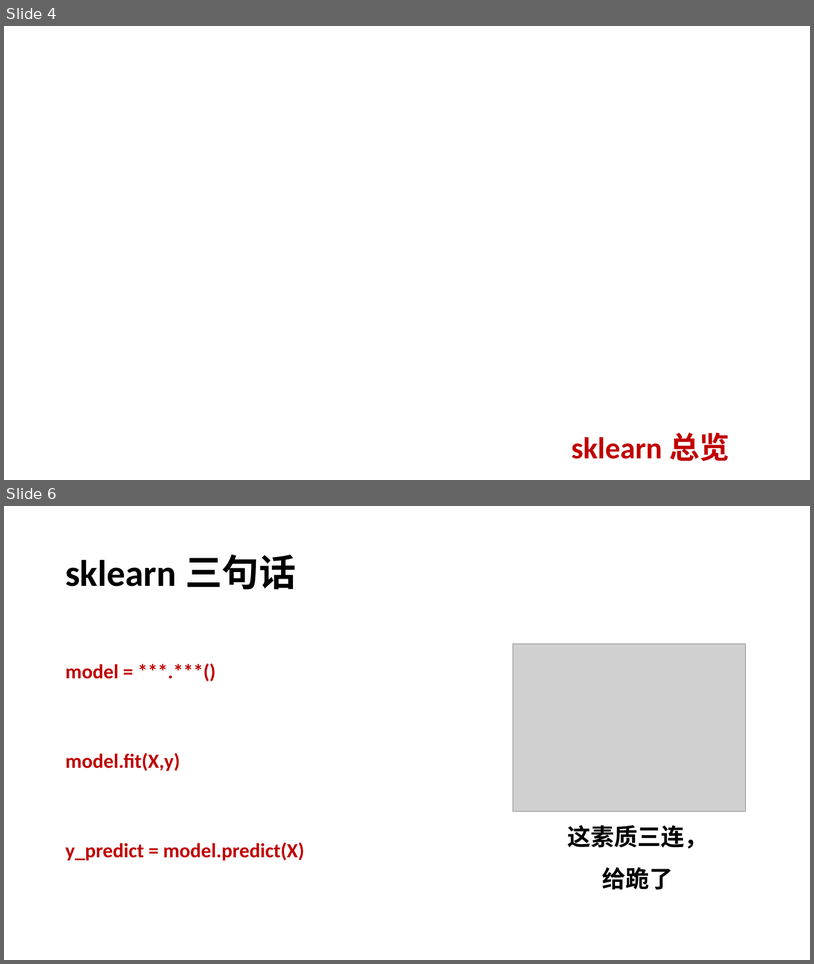
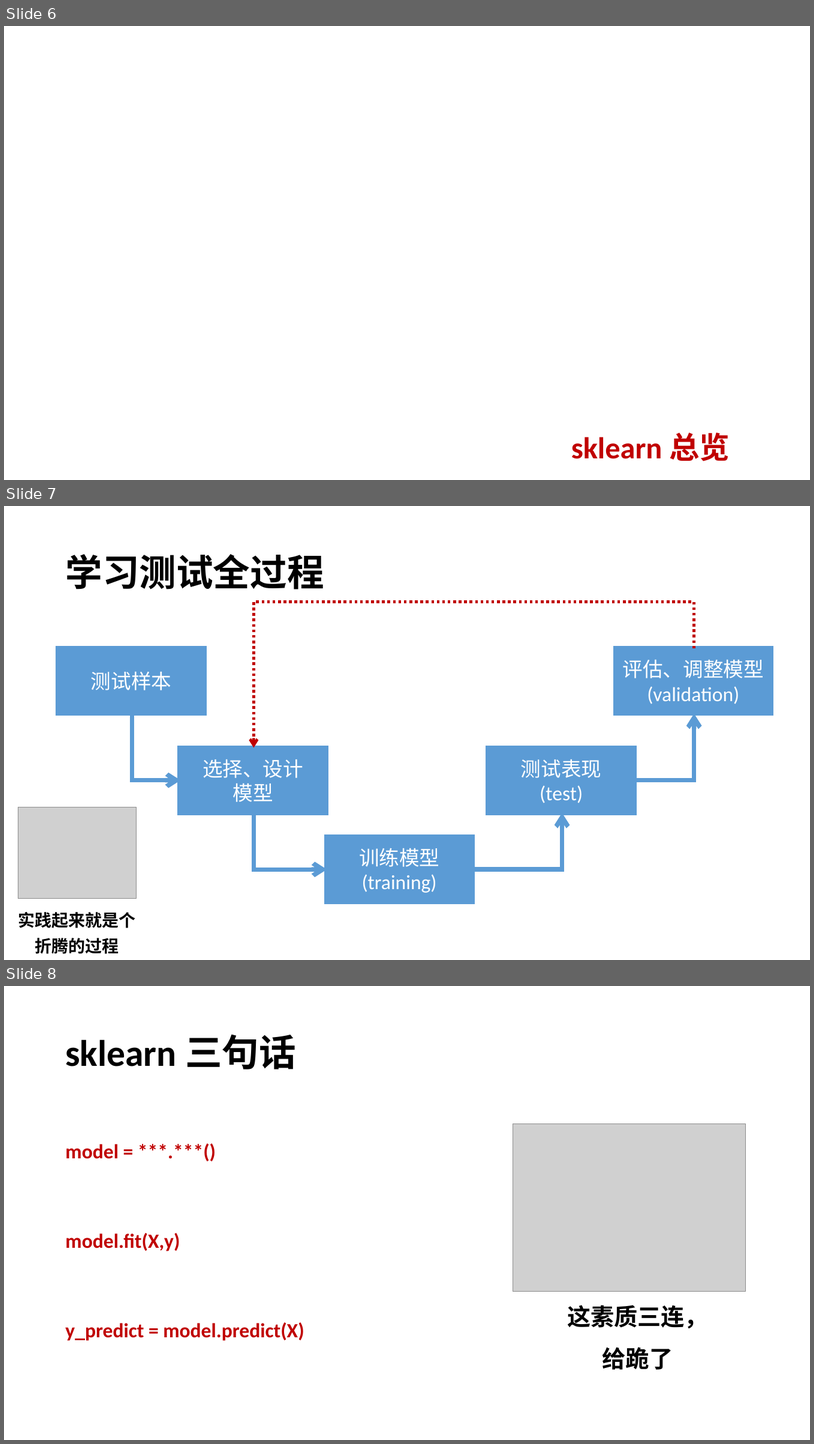
Before and after one commit to xiaodongli1986/teaching_AI, a slide deck: week5_ml_concepts.pptx. Shown one above the other, each under a label of ours: slides 4 and 6 before the commit, slides 6, 7 and 8 after it; the slides between them are not shown. The pictures are 814x964 and 814x1444 pixels, drawn with LibreOffice and Linux fonts; fonts in the diff are those of the drawing; grey boxes stand for pictures; background and template pictures are left out. Boxes give left, top, right and bottom in pixels: in the first picture for what was removed or moved away, otherwise in the second. Text is boxed around its words. In the diff, an @@ line names an element or a change of style, - is before the commit and + after.

```diff
--- a/week5_ml_concepts.pptx
+++ b/week5_ml_concepts.pptx
@@ slide 7 added at [4,506,810,960], background #FFFFFF @@
@@ title added at [65,554,324,589], 44 pt, text #000000, bold @@
+学习测试全过程
@@ elbow arrow added from (695, 648) to (254, 747), #C00000 3.25 pt dashed @@
@@ rectangle added at [58,648,204,714], fill #5B9BD5, outline #5B9BD5 5.25 pt, 24 pt, text #FFFFFF @@
+测试样本
@@ rectangle added at [615,648,771,714], fill #5B9BD5, outline #5B9BD5 5.25 pt, 24 pt, text #FFFFFF @@
+评估、调整模型
+(validation)
@@ elbow arrow added from (132, 714) to (180, 780), #5B9BD5 5.25 pt @@
@@ elbow arrow added from (636, 780) to (695, 714), #5B9BD5 5.25 pt @@
@@ rectangle added at [180,747,326,813], fill #5B9BD5, outline #5B9BD5 5.25 pt, 24 pt, text #FFFFFF @@
+选择、设计
+模型
@@ rectangle added at [489,747,635,813], fill #5B9BD5, outline #5B9BD5 5.25 pt, 24 pt, text #FFFFFF @@
+测试表现
+(test)
@@ picture added at [18,807,136,898] @@
@@ elbow arrow added from (254, 813) to (327, 869), #5B9BD5 5.25 pt @@
@@ elbow arrow added from (473, 869) to (563, 813), #5B9BD5 5.25 pt @@
@@ rectangle added at [326,837,473,901], fill #5B9BD5, outline #5B9BD5 5.25 pt, 24 pt, text #FFFFFF @@
+训练模型
+(training)
@@ text added at [18,912,136,954], 20 pt, text #000000, bold @@
+实践起来就是个
+折腾的过程
@@ what was slide 4 is now slide 6 @@
@@ what was slide 6 is now slide 8 @@
```
Also in this commit, not shown: 1 slide changed, 2 other slides added, 1 slide removed, 1 other file.
